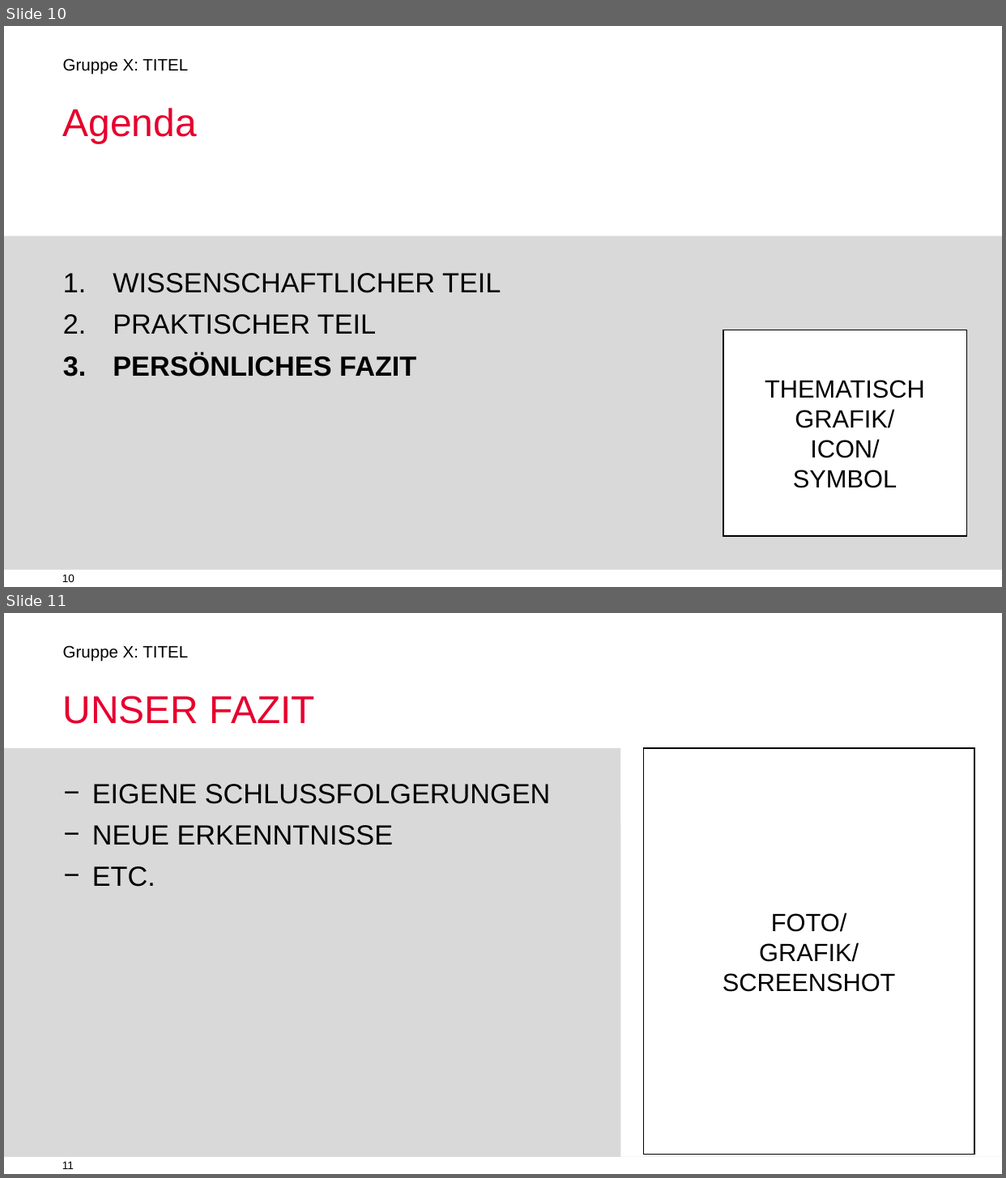
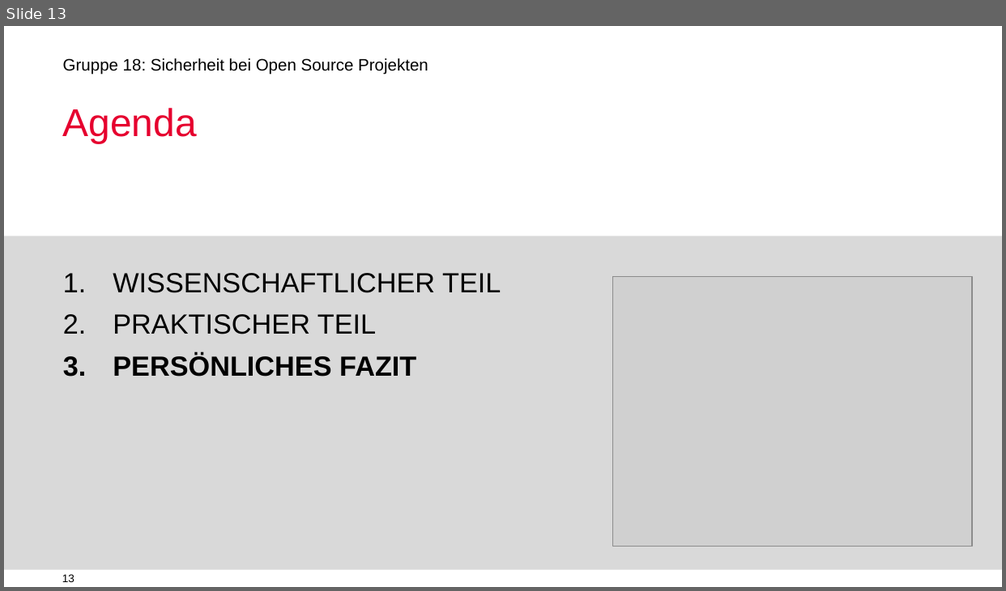
Before and after one commit to jimyouare/digitalenachhaltigkeit, a slide deck: Vortrag/VORLAGE Gruppenpraesentationen(1).pptx. Shown one above the other, each under a label of ours: slides 10 and 11 before the commit, slide 13 after it. The pictures are 1006x1178 and 1006x591 pixels, drawn with LibreOffice and Linux fonts; fonts in the diff are those of the drawing; grey boxes stand for pictures; background and template pictures are left out. Boxes give left, top, right and bottom in pixels: in the first picture for what was removed or moved away, otherwise in the second. Text is boxed around its words. In the diff, an @@ line names an element or a change of style, - is before the commit and + after.

```diff
--- a/Vortrag/VORLAGE Gruppenpraesentationen(1).pptx
+++ b/Vortrag/VORLAGE Gruppenpraesentationen(1).pptx
@@ slide 11 removed at [4,613,1002,1174], background #FFFFFF; not listed: 3 template elements that a slide beside it also shows @@
@@ title removed at [63,696,315,724] @@
-UNSER FAZIT
@@ rectangle removed at [4,747,620,1157] @@
@@ rectangle removed at [620,747,1002,1157] @@
@@ rectangle removed at [644,749,975,1155] @@
-FOTO/
-GRAFIK/
-SCREENSHOT
@@ text removed at [92,784,551,887] @@
-− EIGENE SCHLUSSFOLGERUNGEN
-− NEUE ERKENNTNISSE
-− ETC.
@@ what was slide 10 is now slide 13 @@
@@ slide 13 changed as well @@
@@ text at [63,58,428,75]: text changed @@
-Gruppe X: TITEL
+Gruppe 18: Sicherheit bei Open Source Projekten
@@ picture added at [613,276,972,546] @@
@@ rectangle removed at [722,331,966,536] @@
-THEMATISCH GRAFIK/
-ICON/
-SYMBOL
@@ page number at [62,574,74,582]: text changed @@
-10
+13
```
Also in this commit, not shown: 3 other slides changed, 10 slides added, 6 other slides removed, 5 other files.
